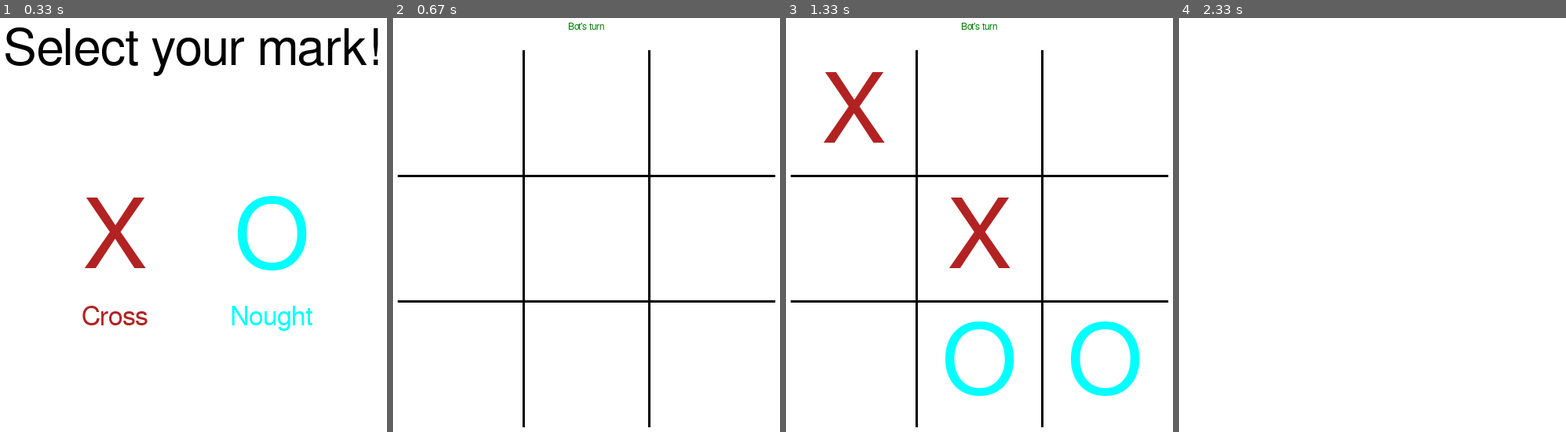
Above: before the commit, frames 1-4 (left to right).
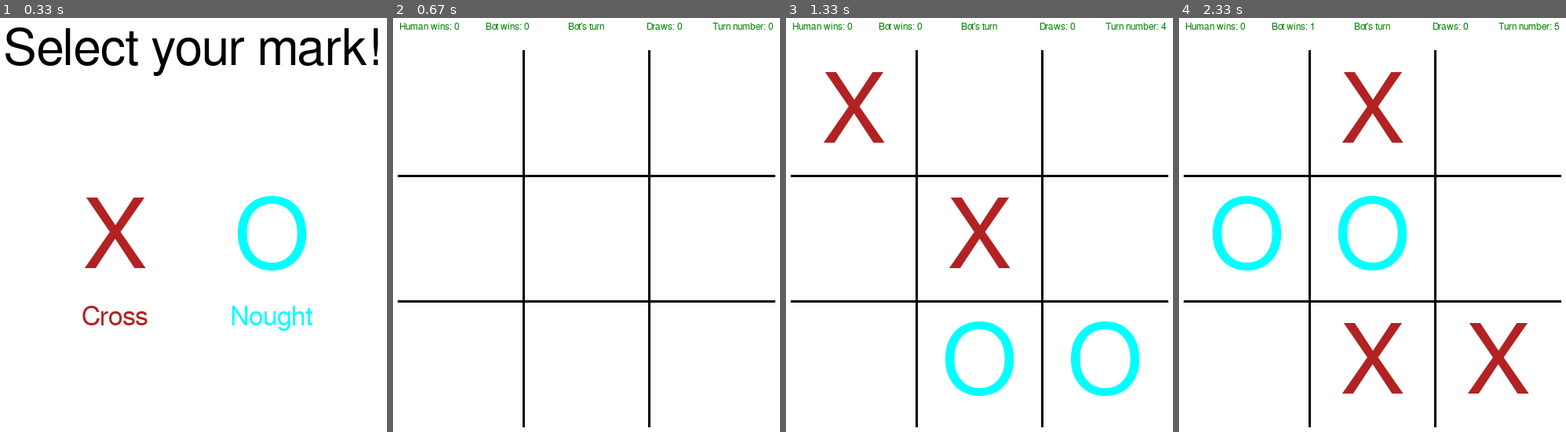
Above: after the commit, the same moments.

Repository: ao9000/tic-tac-toe-ai
Game: pygame game, started from run_game.py
Same seed, same stepped clock (60 frames per second), same inputs: the game is played once before the commit and once after it.
Inputs (mouse positions are in pixels of both pictures, inside the frame that each line leads up to):
- Up to frame 1 (0.33 s): no input
- Up to frame 2 (0.67 s): click "X" at 0.38 s
- Up to frame 3 (1.33 s): click (983, 270) at 0.72 s; click (832, 167) at 1.05 s
- Up to frame 4 (2.33 s): click (1542, 403) at 1.38 s; click (1380, 80) at 1.72 s; click (1349, 361) at 2.05 s

Frame 1 is identical in both runs. In frame 2, 0.4% of the frame differs, in the area x 1-99%, y 1-3%; in frame 3, 0.4%; in frame 4, 7.8%, in the area x 1-99%, y 1-99%.

Commit message:
Updated prototype

Diff:
--- a/game_interface/screens.py
+++ b/game_interface/screens.py
@@ -59,12 +59,24 @@
             players.append(human)
 
 
-def draw_board_information(screen, player):
+def draw_board_information(screen, player, records):
     # Get screen size
     width, height = screen.get_width(), screen.get_height()
 
+    # Text to show number of human wins
+    Textbox("Human wins: {}".format(records['human_win']), "green", "freesans", 12, (width * 1 / 6), (height * 1 / 20)).draw_to_screen(screen)
+
+    # Text to show number of bot wins
+    Textbox("Bot wins: {}".format(records['bot_win']), "green", "freesans", 12, (width * 2 / 6), (height * 1 / 20)).draw_to_screen(screen)
+
     # Text to show whose turn it is
-    Textbox("{}'s turn".format("Bot" if player.bot else "Human"), "green", "freesans", 12, (width * 1 / 2), (height * 1 / 20)).draw_to_screen(screen)
+    Textbox("{}'s turn".format("Bot" if player.bot else "Human"), "green", "freesans", 12, (width * 3 / 6), (height * 1 / 20)).draw_to_screen(screen)
+
+    # Text to show number of draws
+    Textbox("Draws: {}".format(records['draw']), "green", "freesans", 12, (width * 4 / 6), (height * 1 / 20)).draw_to_screen(screen)
+
+    # Text to show turn number
+    Textbox("Turn number: {}".format(records['turn_num']), "green", "freesans", 12, (width * 5 / 6), (height * 1 / 20)).draw_to_screen(screen)
 
 
 def draw_board(screen, board):
--- a/run_game.py
+++ b/run_game.py
@@ -6,6 +6,7 @@
 
 # Game logic imports
 import random
+import time
 from game.board import create_board, HUMAN_STATE, BOT_STATE, win_check, is_board_full, get_turn_number
 from game_interface.helper_functions import bot_move_handler, human_move_handler
 
@@ -43,8 +44,18 @@
     players = []
     # Define whose turn
     player = None
-    # Define turn number
-    turn_num = 0
+
+    # Define stats recording
+    records = {
+        # Record turn number
+        'turn_num': 0,
+        # Record bot wins
+        'bot_win': 0,
+        # Record human wins
+        'human_win': 0,
+        # Record draws
+        'draw': 0
+    }
 
     # Define screen states
     intro = True
@@ -85,8 +96,9 @@
                     # Move on to game screen
                     intro = False
             elif game:
+
                 # Draw board information
-                draw_board_information(screen, player)
+                draw_board_information(screen, player, records)
 
                 # Draw tic tac toe board
                 draw_board(screen, board)
@@ -98,13 +110,34 @@
                     # Animation that shows the winning row
                     pass
 
-                    # Move on to next screen
-                    game = False
+                    # Post game cleanup
+                    # Record win
+                    if player.bot:
+                        records["bot_win"] += 1
+                    else:
+                        records["human_win"] += 1
+
+                    # Clear turn number
+                    records['turn_num'] = 0
+
+                    # Random starting player
+                    player = random.choice(players)
+
+                    # Reset board
+                    board = create_board()
                 elif is_board_full(board):
                     # Draw check
+                    records["draw"] += 1
 
-                    # Move on to next screen
-                    game = False
+                    # Post game cleanup
+                    # Clear turn number
+                    records['turn_num'] = 0
+
+                    # Random starting player
+                    player = random.choice(players)
+
+                    # Reset board
+                    board = create_board()
                 else:
                     # Not finished
 
@@ -117,9 +150,10 @@
                         human_move_handler(board, screen, event, player)
 
                     # Cycle turns
-                    if get_turn_number(board) != turn_num:
-                        player = human if player.bot else bot
-                        turn_num = get_turn_number(board)
+                    if get_turn_number(board) != records["turn_num"]:
+                        if not win_check(board) and not is_board_full(board):
+                            player = human if player.bot else bot
+                            records["turn_num"] = get_turn_number(board)
 
         # Update screen
         pygame.display.update()
